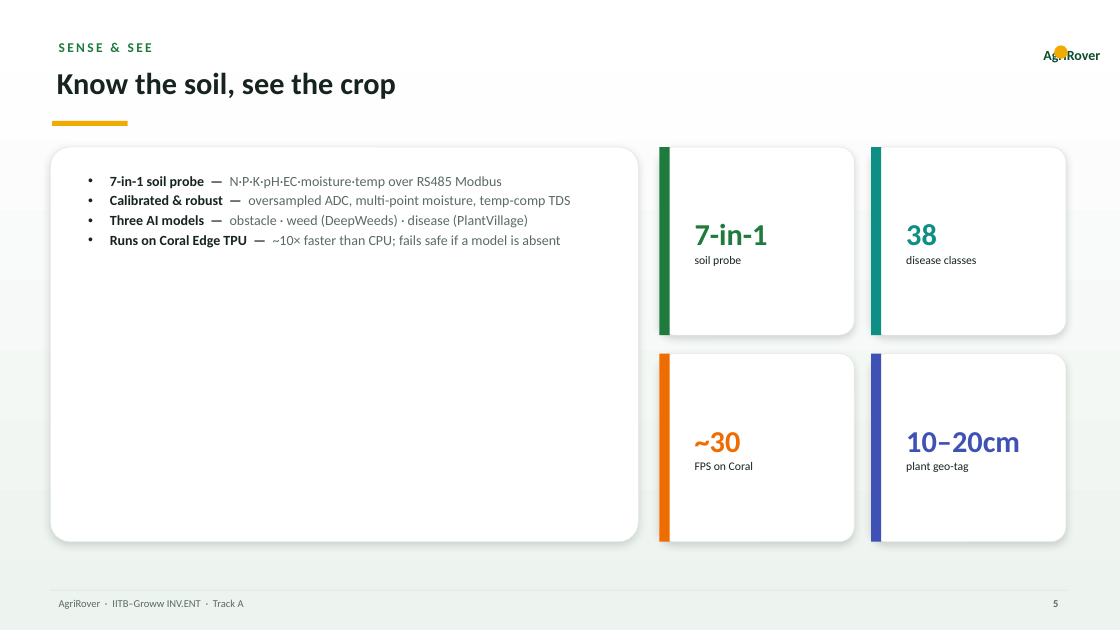
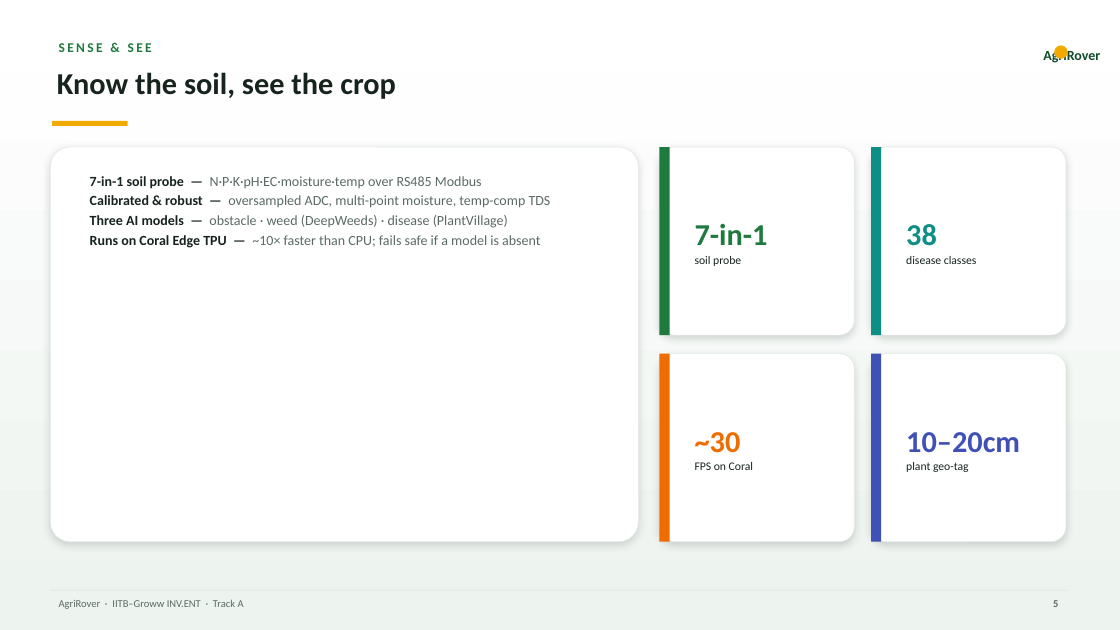
Before and after one commit to aman123825/agrobot, a slide deck: slide 5 of AgriRover_GrowwxIITB.pptx. Drawn at 1120x630 pixels with LibreOffice and Linux fonts; fonts in the diff are those of the drawing. Boxes give left, top, right and bottom in pixels: in the first picture for what was removed or moved away, otherwise in the second. Text is boxed around its words. In the diff, an @@ line names an element or a change of style, - is before the commit and + after.

```diff
--- a/AgriRover_GrowwxIITB.pptx
+++ b/AgriRover_GrowwxIITB.pptx
@@ text "7-in-1 soil probe — N·P·K·pH·EC·moisture·temp ..." at (90, 176, 551, 248): bullet • to none @@
```
Also in this commit, not shown: 9 other slides changed.
